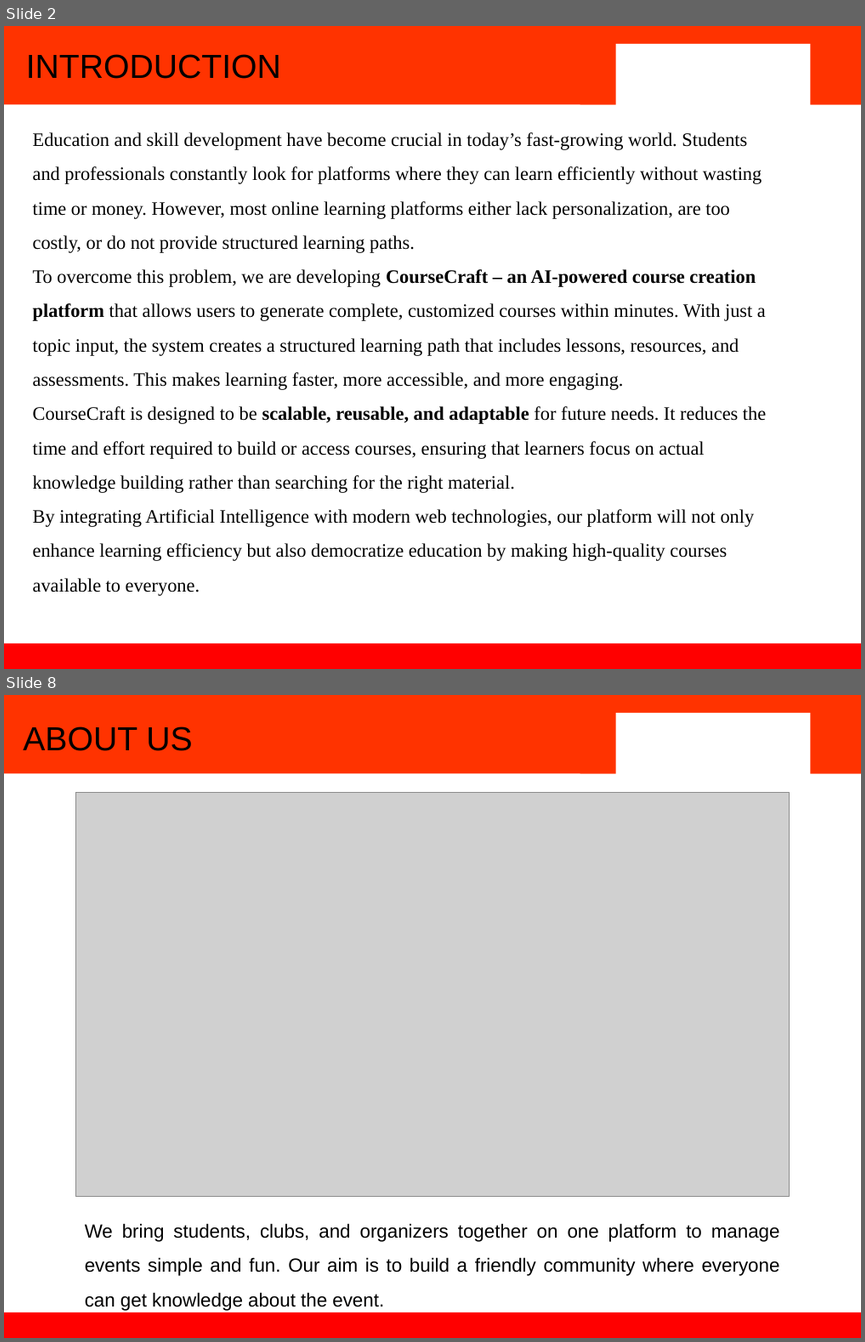
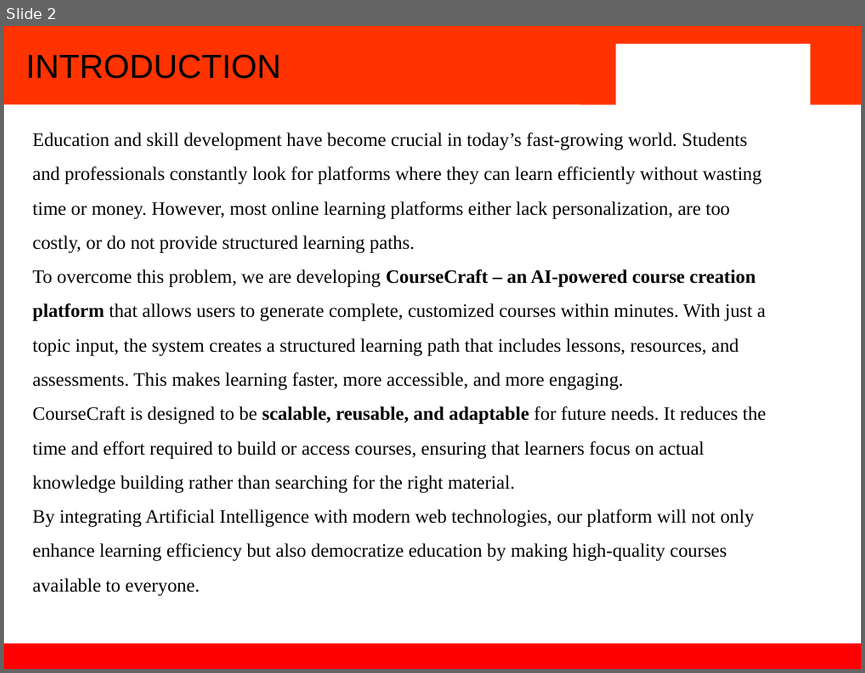
Before and after one commit to KartikyaSokhal/CourseCraft, a slide deck: FEE ST1/coursecraft.pptx. Shown one above the other, each under a label of ours: slides 2 and 8 before the commit, slide 2 after it; the slides between them are not shown. The pictures are 865x1342 and 865x673 pixels, drawn with LibreOffice and Linux fonts; fonts in the diff are those of the drawing; grey boxes stand for pictures; background and template pictures are left out. Boxes give left, top, right and bottom in pixels: in the first picture for what was removed or moved away, otherwise in the second. Text is boxed around its words. In the diff, an @@ line names an element or a change of style, - is before the commit and + after.

```diff
--- a/FEE ST1/coursecraft.pptx
+++ b/FEE ST1/coursecraft.pptx
@@ slide 8 removed at bbox=[4, 695, 861, 1338], background #FFFFFF; not listed: 4 template elements that a slide beside it also shows @@
@@ text removed at bbox=[23, 726, 192, 751] @@
-ABOUT US
@@ picture removed at bbox=[76, 792, 789, 1197] @@
@@ text removed at bbox=[85, 1223, 780, 1310] @@
-We bring students, clubs, and organizers together on one platform to manage events simple and fun. Our aim is to build a friendly community where everyone can get knowledge about the event.
```
Also in this commit, not shown: 3 slides changed, 3 slides added, 3 other slides removed, 2 other files.
